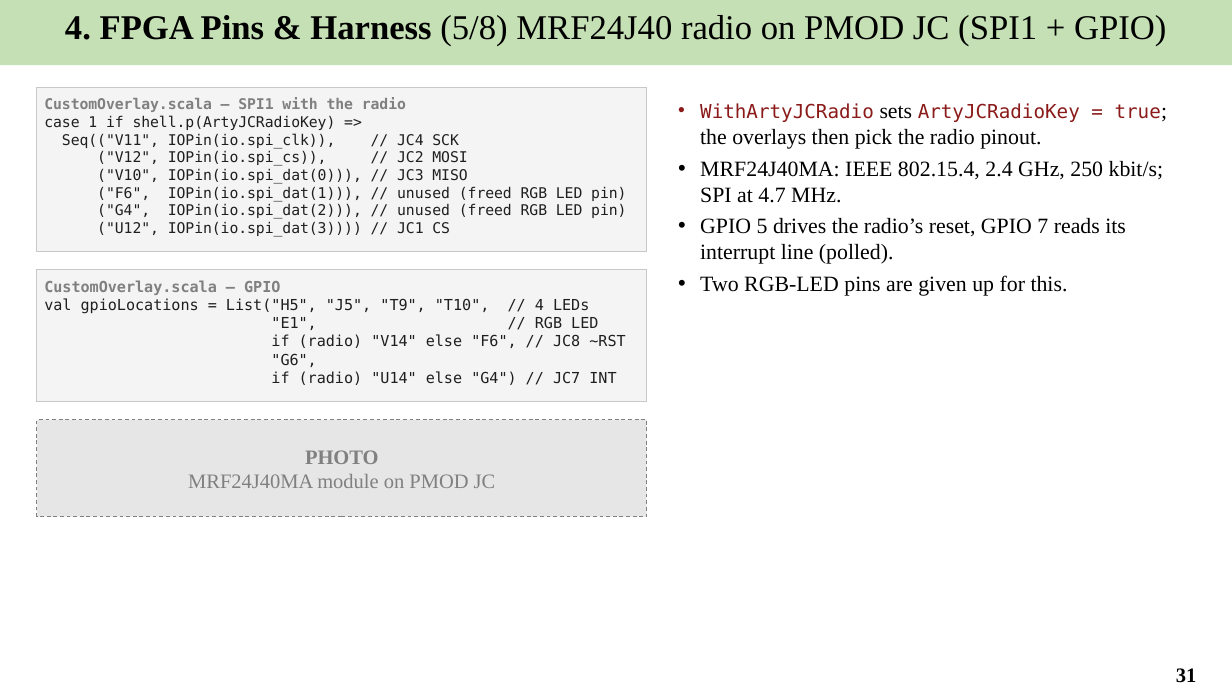
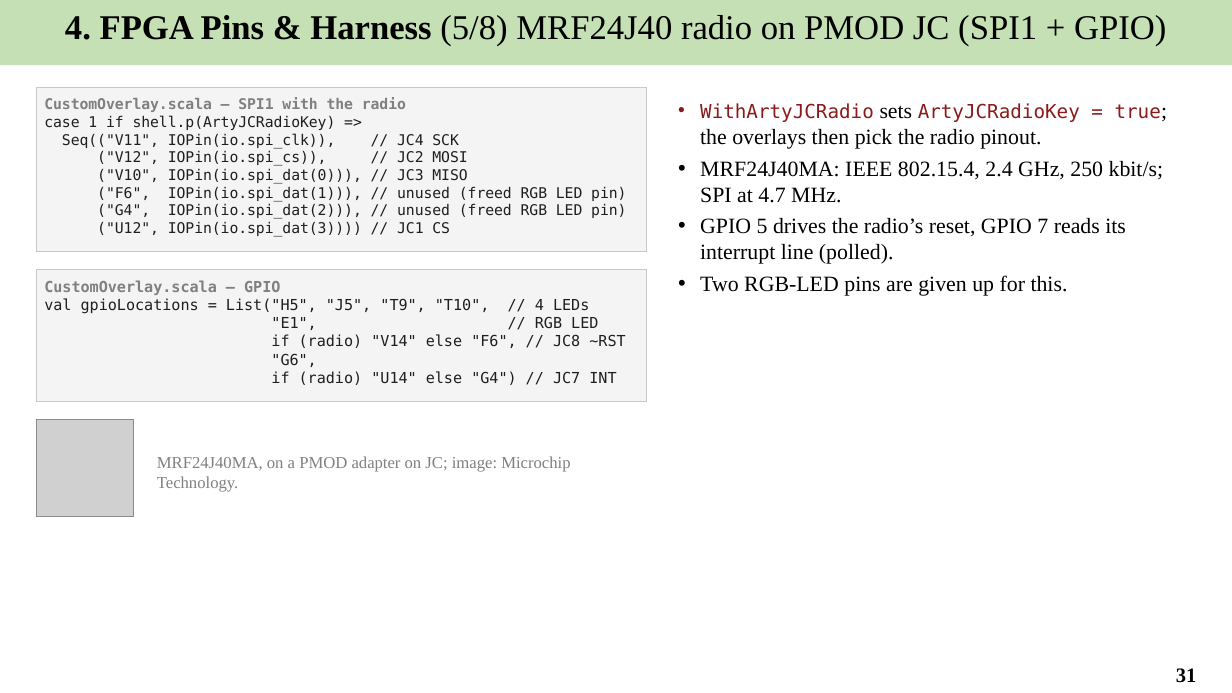
Before and after one commit to Khaiduy/chipyard-edhoc, a slide deck: slide 31 of fpga/sw/export/docs/slides/01_EDHOC_SoC_on_Arty_A7-100T.pptx. Drawn at 1232x693 pixels with LibreOffice and Linux fonts; fonts in the diff are those of the drawing; grey boxes stand for pictures. Boxes give left, top, right and bottom in pixels: in the first picture for what was removed or moved away, otherwise in the second. Text is boxed around its words. In the diff, an @@ line names an element or a change of style, - is before the commit and + after.

Commit message:
docs: setup figures from product images; PmodMicroSD naming

```diff
--- a/fpga/sw/export/docs/slides/01_EDHOC_SoC_on_Arty_A7-100T.pptx
+++ b/fpga/sw/export/docs/slides/01_EDHOC_SoC_on_Arty_A7-100T.pptx
@@ rectangle removed at [37, 420, 647, 517] @@
-PHOTO
-MRF24J40MA module on PMOD JC
@@ picture added at [37, 420, 134, 517] @@
@@ text added at [157, 456, 570, 492], 13 pt, text #808080 @@
+MRF24J40MA, on a PMOD adapter on JC; image: Microchip Technology.
```
Also in this commit, not shown: 6 other slides changed, 7 other files.
